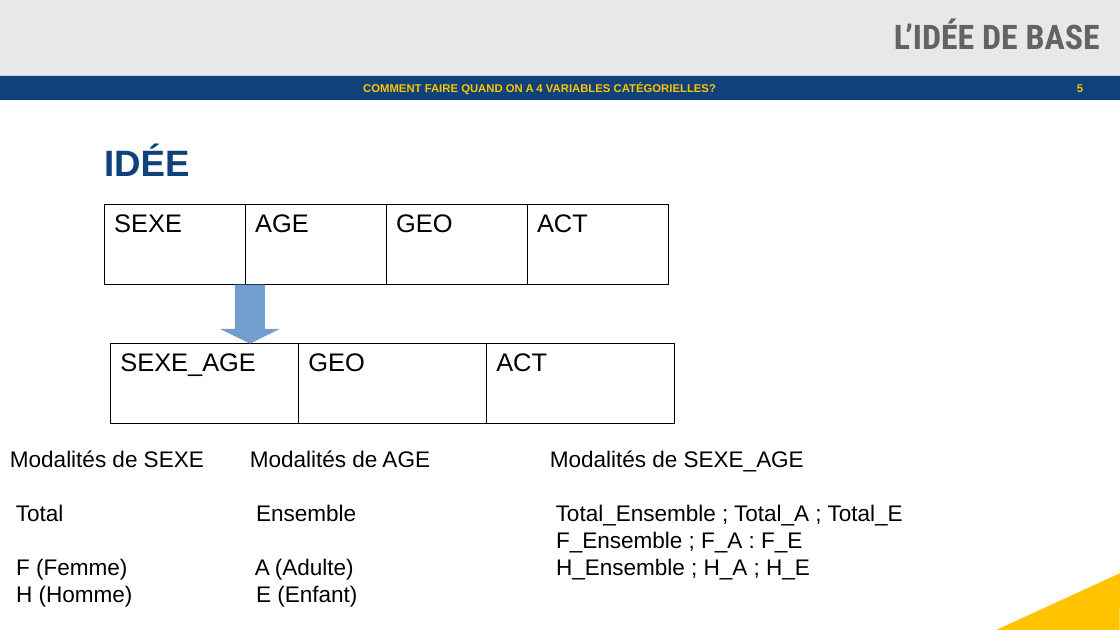
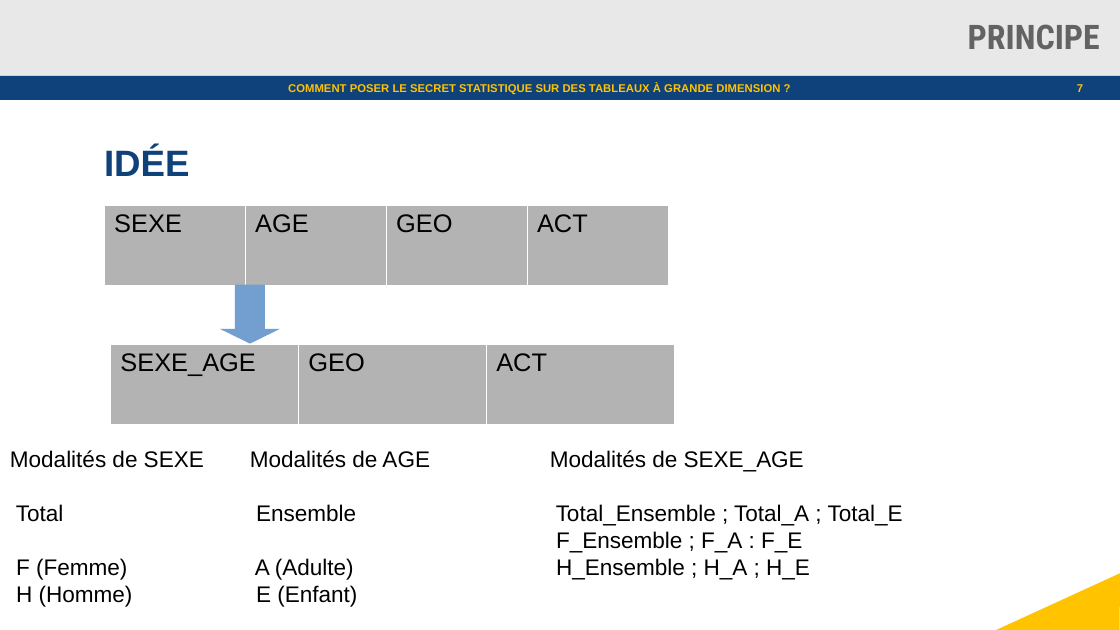
Before and after one commit to julienjamme/stage1A_2023, a slide deck: slide 7 of presentation_mi_parcours.odp (slide 5 before the commit). Drawn at 1120x630 pixels with LibreOffice and Linux fonts; fonts in the diff are those of the drawing; background and template pictures are left out. Boxes give left, top, right and bottom in pixels: in the first picture for what was removed or moved away, otherwise in the second. Text is boxed around its words. In the diff, an @@ line names an element or a change of style, - is before the commit and + after.

```diff
--- a/presentation_mi_parcours.odp
+++ b/presentation_mi_parcours.odp
@@ title at [968, 24, 1100, 50]: text changed @@
-L’IDÉE DE BASE
+PRINCIPE
@@ text at [288, 83, 780, 94]: text changed @@
-COMMENT FAIRE QUAND ON A 4 VARIABLES CATÉGORIELLES?
+COMMENT POSER LE SECRET STATISTIQUE SUR DES TABLEAUX À GRANDE DIMENSION ?
@@ page number at [1077, 84, 1083, 92]: text changed @@
-5
+7
@@ table at [105, 205, 670, 286] @@
@@ fill none to #B3B3B3 in row 1 @@
@@ borders changed @@
@@ table at [111, 344, 675, 424] @@
@@ fill none to #B3B3B3 in row 1 @@
@@ borders changed @@
```
Also in this commit, not shown: 6 other slides changed, 13 slides added, 11 slides removed.
